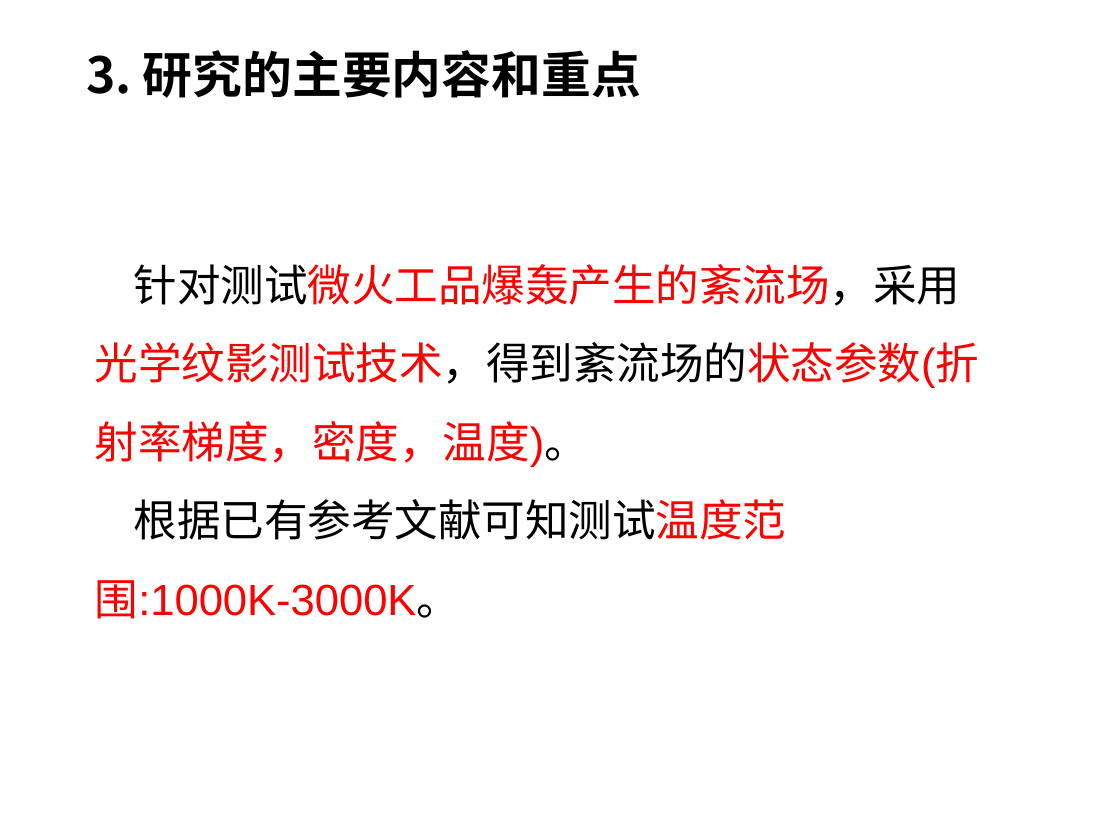
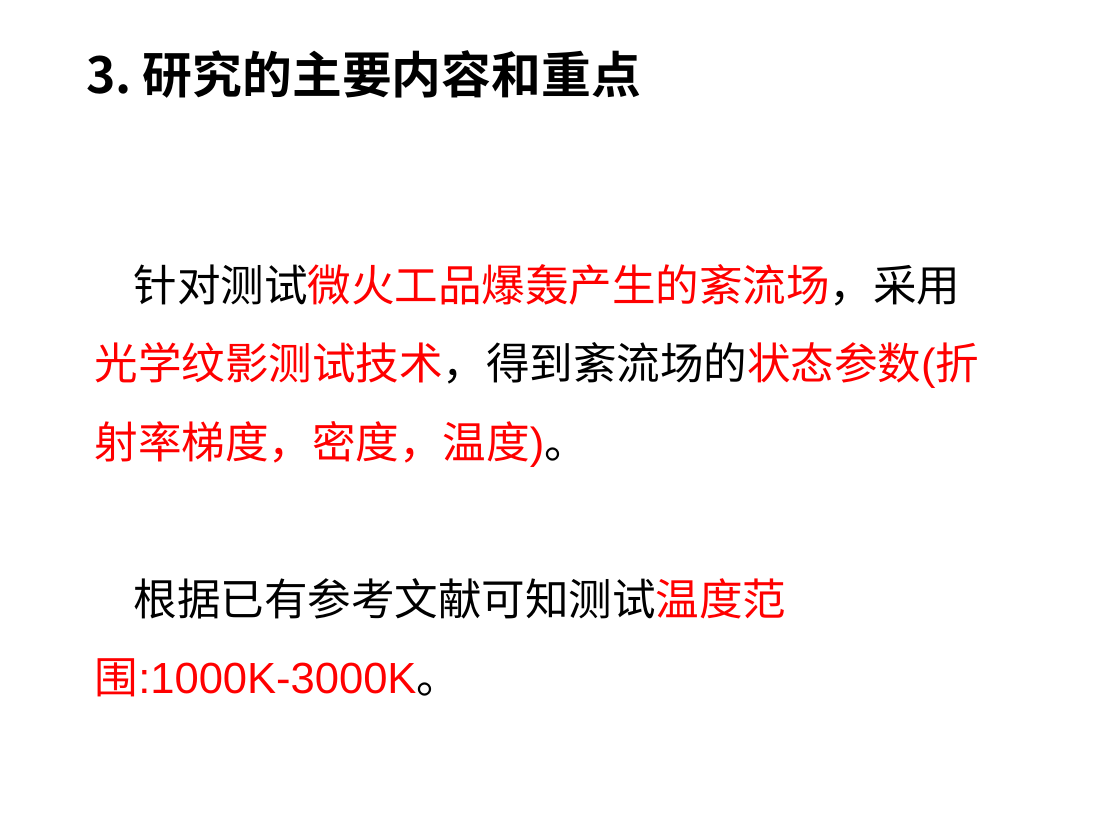
Before and after one commit to Kate-liu/Master-Study, a slide deck: slide 6 of 6-Record/1-开题/开题报告/1816210692-刘荣明.ppt. Drawn at 1120x840 pixels with LibreOffice and Linux fonts; fonts in the diff are those of the drawing; background and template pictures are left out. Boxes give left, top, right and bottom in pixels: in the first picture for what was removed or moved away, otherwise in the second. Text is boxed around its words. In the diff, an @@ line names an element or a change of style, - is before the commit and + after.

```diff
--- a/6-Record/1-开题/开题报告/1816210692-刘荣明.ppt
+++ b/6-Record/1-开题/开题报告/1816210692-刘荣明.ppt
@@ text "针对测试微火工品爆轰产生的紊流场，采用光学纹影测试技术，得到紊流场的状态参数(折射率梯度，密度，温度)。" rewrapped from [95, 264, 979, 619] to [95, 264, 979, 697] @@
```
Also in this commit, not shown: 1 other slide changed, 10 slides added, 2 slides removed, 1 other file.
